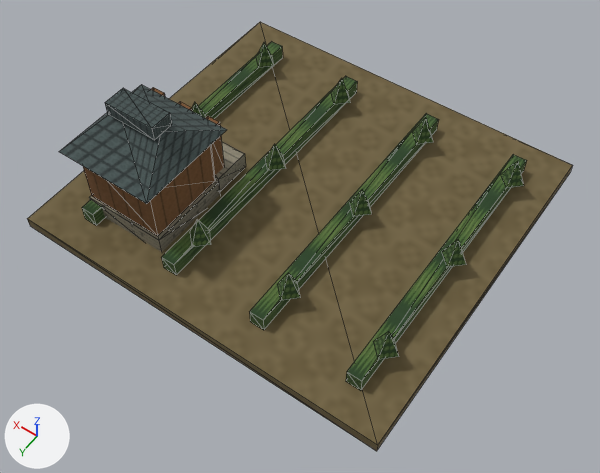
One commit to the glTF model app/src/main/assets/3d/field/domestic-FARM-1-lod0.glb: the scene before it, then after it.
Camera for both pictures: a 50 mm lens placed at (-0.669, 0.962, 1.366), pointed at (-0.067, 0.119, 0.042). Lighting does not change. The marker at lower left points along +X, +Y and +Z. The first picture is the older version. Mesh edges are drawn as thin lines. Vertices at exactly the same position are counted once.
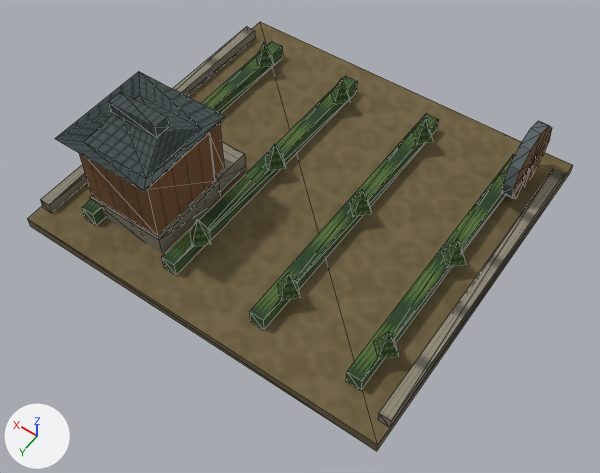
Location of each change, (x1, y1, x2, y2) in pixels of the pictures (600 x 473 px; the box of a moved part takes in the faces that stretch with it):
part 1 of me_mesh_0, moved or reshaped: before (105, 88, 172, 140); after (108, 92, 169, 137)
part 2 of me_mesh_0, added: after (378, 169, 564, 427)
part 3 of me_mesh_0, added: after (40, 27, 255, 213)
part 4 of me_mesh_0, added: after (501, 121, 552, 199)
part 5 of me_mesh_0, rebuilt: before (59, 84, 227, 204); after (55, 72, 226, 191)

Patch to the scene script:
```diff
--- a/app/src/main/assets/3d/field/domestic-FARM-1-lod0.glb.py
+++ b/app/src/main/assets/3d/field/domestic-FARM-1-lod0.glb.py
@@ me_mesh_0 @@
 # used by ob_mesh_0; location = (0.0, 0.0, 0.0)
-me_mesh_0.from_pydata(...)  # 234 vertices, 250 faces; spans x -0.43..0.43, y -0.4..0.4, z 0.0..0.296
+me_mesh_0.from_pydata(...)  # 280 vertices, 326 faces; spans x -0.43..0.43, y -0.4..0.4, z 0.0..0.292
+# me_mesh_0 part 1: the loose piece of 8 vertices spanning x 0.182..0.299, y 0.185..0.235, z 0.266..0.296 is scaled about its middle by (1, 0.68, 0.867), then moved by (0.0, 0.0, -0.002)
+# me_mesh_0 part 2: the loose piece of 8 vertices spanning x -0.43..0.43, y -0.4..0.4, z 0.0..0.025 is copied, and the copy is scaled about its middle by (0.0291, 0.875, 1), then moved by (-0.418, 0.01, 0.025); it spans x -0.43..-0.405, y -0.34..0.36, z 0.025..0.05
+# me_mesh_0 part 3: the loose piece of 8 vertices spanning x 0.304..0.307, y 0.108..0.114, z 0.049..0.098 is copied, and the copy is scaled about its middle by (9.92, 117, 0.51), then moved by (0.107, -0.101, -0.036); it spans x 0.4..0.425, y -0.34..0.36, z 0.025..0.05
+# me_mesh_0 part 4: a new loose piece, a 12-sided cylinder along x spanning x -0.372..-0.348, y -0.365..-0.195, z 0.015..0.185, in mat_material_0
+# me_mesh_0 part 5: the loose piece of 6 vertices spanning x 0.127..0.352, y 0.093..0.327, z 0.21..0.266 is rebuilt with 10 vertices and now spans x 0.127..0.352, y 0.093..0.327, z 0.224..0.266
 me_mesh_0.materials.append(mat_material_0)
```
